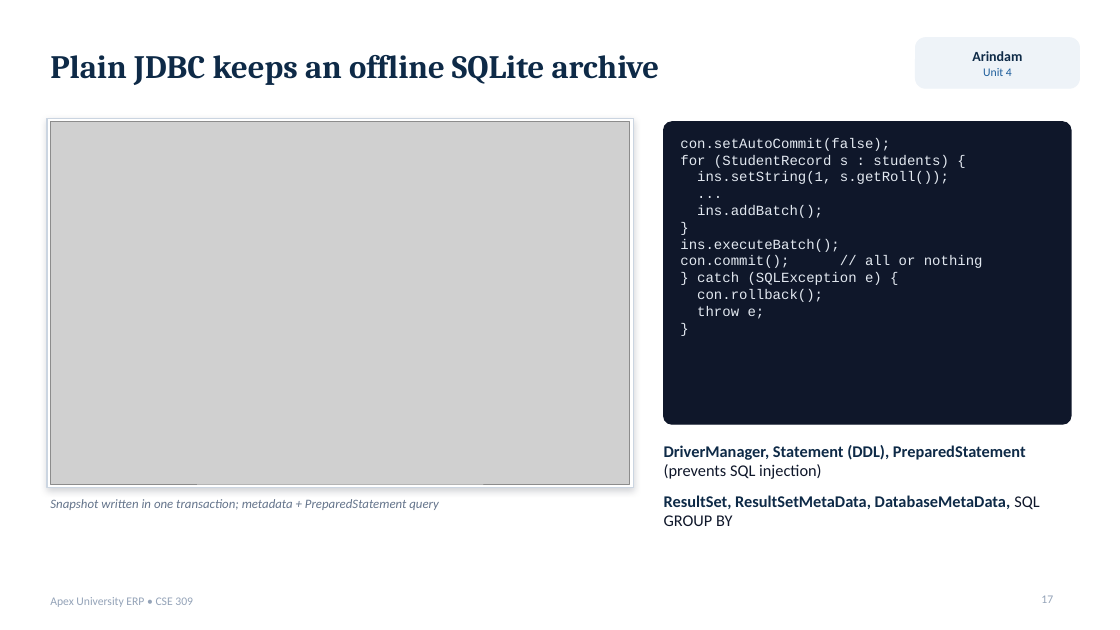
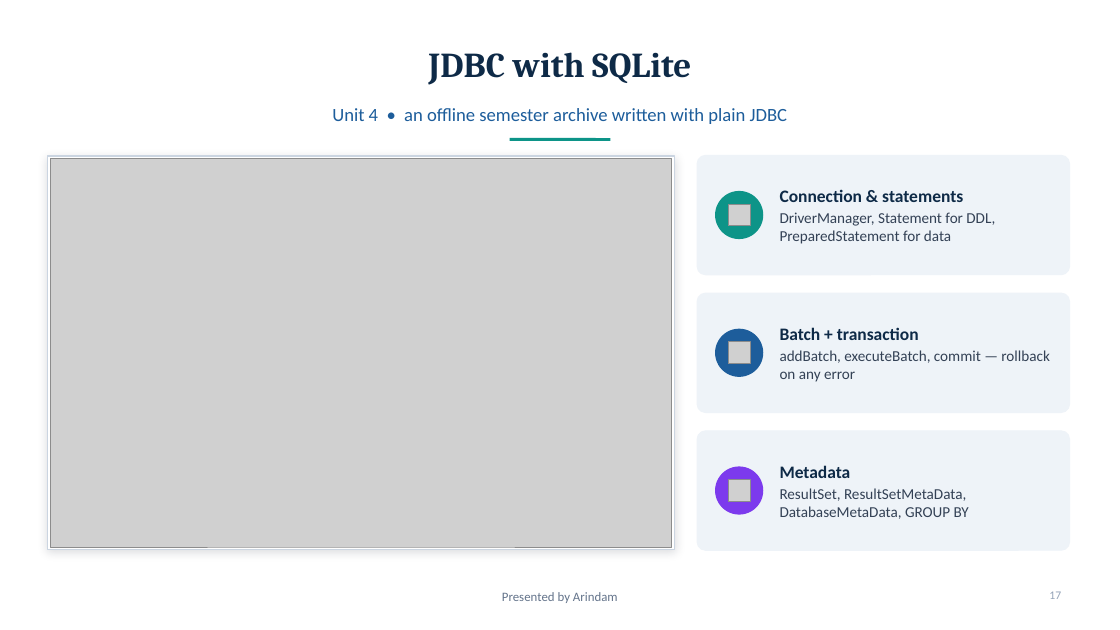
Before and after one commit to prit12075/student-management-system, a slide deck: slide 17 of docs/Apex_ERP_Presentation.pptx. Drawn at 1120x630 pixels with LibreOffice and Linux fonts; fonts in the diff are those of the drawing; grey boxes stand for pictures. Boxes give left, top, right and bottom in pixels: in the first picture for what was removed or moved away, otherwise in the second. Text is boxed around its words. In the diff, an @@ line names an element or a change of style, - is before the commit and + after.

```diff
--- a/docs/Apex_ERP_Presentation.pptx
+++ b/docs/Apex_ERP_Presentation.pptx
@@ title at (428,52,691,85): text changed; size 28 to 30 pt @@
-Plain JDBC keeps an offline SQLite archive
+JDBC with SQLite
@@ rounded rectangle removed at (916,38,1080,88) @@
@@ text removed at (972,51,1022,76) @@
-Arindam
-Unit 4
@@ text added at (332,108,787,124), 16 pt, text #1D5D9B @@
+Unit 4 • an offline semester archive written with plain JDBC
@@ line added from (510, 139) to (611, 139), #0D9488 2.5 pt @@
@@ rounded rectangle removed at (664,122,1071,424) @@
@@ rectangle: place and size @@
-rectangle at (47,118,634,487)
+rectangle at (48,156,675,549)
@@ rectangle at (48,156,675,549): shadow changed @@
@@ picture: place and size @@
-picture at (50,122,630,484)
+picture at (50,159,672,547)
@@ rounded rectangle added at (697,155,1070,275), fill #EEF3F8, outline #EEF3F8 1 pt @@
@@ text "Connection & statements" at (780,189,995,244): vertical alignment top to middle @@
@@ ellipse added at (716,192,763,239), fill #0D9488, outline #0D9488 1 pt @@
@@ picture added at (728,204,750,226) @@
@@ text at (780,189,995,244): text changed; size 12 to 13 pt; font Courier New to Calibri; text colour #E2E8F0 to #334155 @@
-con.setAutoCommit(false);
-for (StudentRecord s : students) {
-ins.setString(1, s.getRoll());
-...
-ins.addBatch();
-}
-ins.executeBatch();
-con.commit(); // all or nothing
-} catch (SQLException e) {
-con.rollback();
-throw e;
-}
+Connection & statements
+DriverManager, Statement for DDL, PreparedStatement for data
@@ rounded rectangle added at (697,293,1070,413), fill #EEF3F8, outline #EEF3F8 1 pt @@
@@ ellipse added at (716,329,763,376), fill #1D5D9B, outline #1D5D9B 1 pt @@
@@ text added at (780,327,1049,382), 13 pt, text #334155 @@
+Batch + transaction
+addBatch, executeBatch, commit — rollback on any error
@@ picture added at (728,342,750,364) @@
@@ rounded rectangle added at (697,431,1070,550), fill #EEF3F8, outline #EEF3F8 1 pt @@
@@ text "Metadata" at (780,465,969,519): vertical alignment top to middle @@
@@ ellipse added at (716,467,763,514), fill #7C3AED, outline #7C3AED 1 pt @@
@@ text at (780,465,969,519): text changed; size 14 to 13 pt; text colour #0E2A47 to #334155; bold off @@
-• DriverManager, Statement (DDL), PreparedStatement (prevents SQL injection)
-• ResultSet, ResultSetMetaData, DatabaseMetaData, SQL GROUP BY
+Metadata
+ResultSet, ResultSetMetaData, DatabaseMetaData, GROUP BY
@@ text removed at (50,499,439,510) @@
-Snapshot written in one transaction; metadata + PreparedStatement query
@@ picture added at (728,480,750,502) @@
@@ text removed at (50,597,193,607) @@
-Apex University ERP • CSE 309
@@ text added at (502,592,618,603), 11 pt, text #64748B @@
+Presented by Arindam
@@ page number: place and size @@
-page number at (1041,595,1053,603)
+page number at (1049,591,1061,599)
@@ page number at (1049,591,1061,599): alignment left to right @@
```
Also in this commit, not shown: 14 other slides changed, 6 slides added, 6 slides removed, 4 other files.
